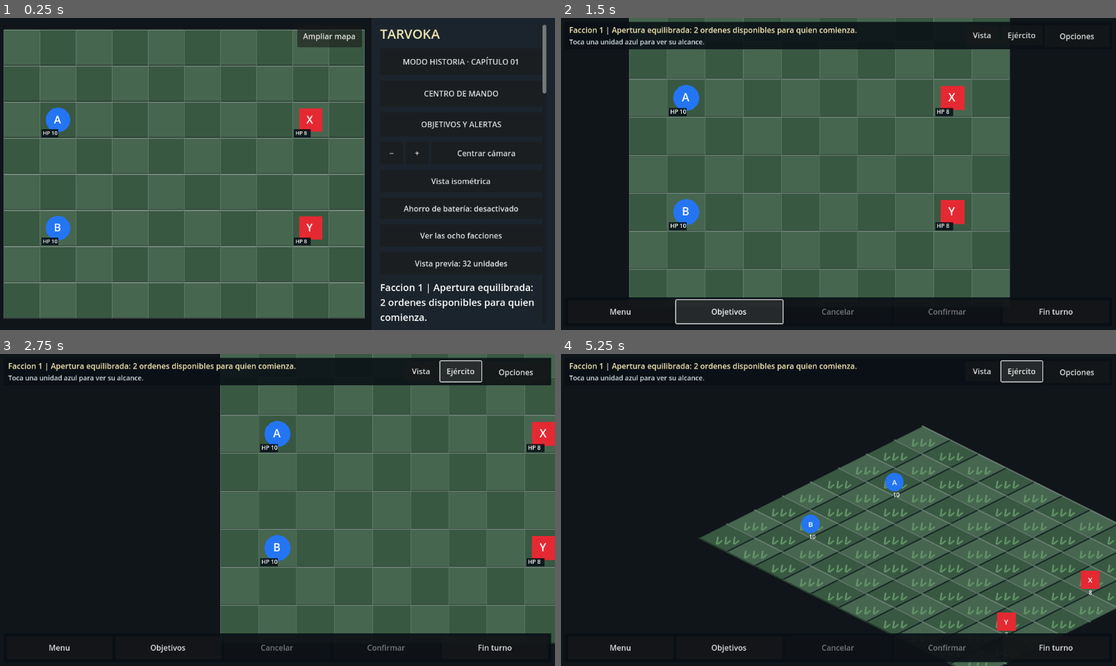
Above: before the commit, frames 1-4 (two rows, left to right).
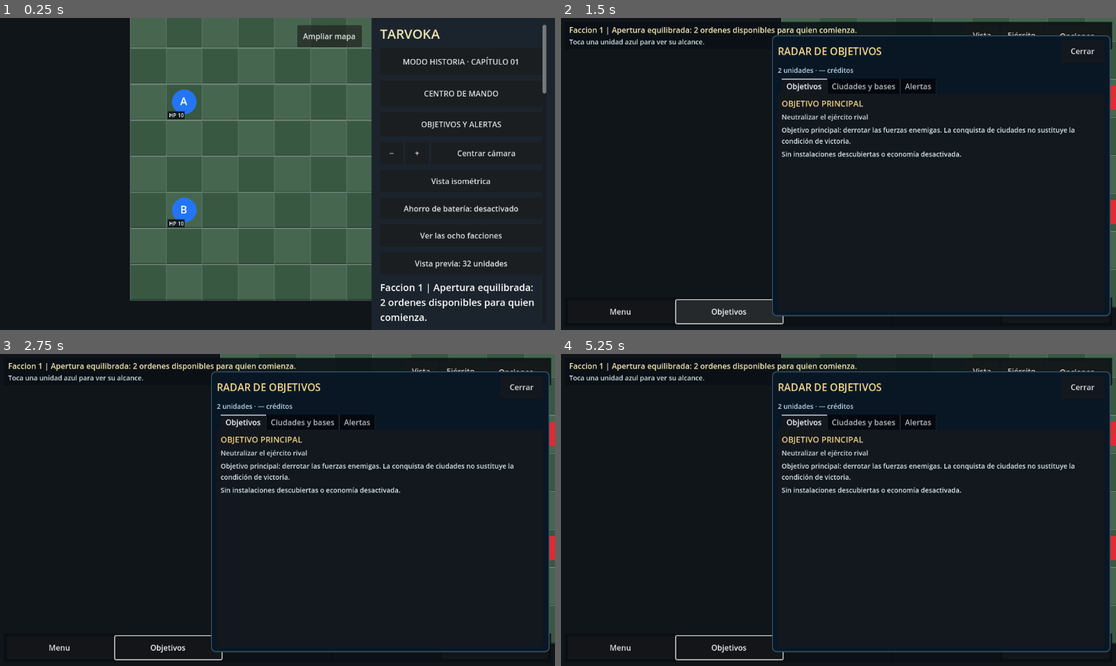
Above: after the commit, the same moments.

Repository: edwinrodri12/Tarvoka
Game: Godot game, scene res://scenes/Main.tscn
The game is run twice, just before and just after one commit, with the same random seed, the same clock (stepped at 60 frames per second) and the same inputs.
Inputs:
- Up to frame 1 (0.25 s): no input
- Up to frame 2 (1.5 s): click "Ampliar mapa" at 0.5 s; click "Objetivos" at 1.25 s
- Up to frame 3 (2.75 s): click "Ejército" at 2 s
- Up to frame 4 (5.25 s): click "Vista" at 2.75 s; click "Ejército" (after the commit: "Cerrar") at 3.5 s; click "Objetivos" at 4.25 s; click "Ejército" at 5 s

The runs differ from the first frame. In frame 1, 31% of the frame differs, in the area x 0-67%, y 0-97%; in frame 2, 57%, in the area x 12-100%, y 0-96%; in frame 3, 48%; in frame 4, 35%.
Error before the commit: Invalid access to property or key 'objectives_requested' on a base object of type 'PanelContainer (TarvokaCommandMenu)'. (res://scripts/ui/Main.gd:611)

Commit message:
feat(ui): access actual objectives radar from battle tab in command menu

Diff:
--- a/scripts/ui/CommandMenu.gd
+++ b/scripts/ui/CommandMenu.gd
@@ -7,6 +7,7 @@
 signal new_battle_requested
 signal campaign_requested
 signal home_requested
+signal objectives_requested
 signal change_view_requested
 signal battery_requested
 signal inspect_unit_requested(unit_id: String)
@@ -230,6 +231,7 @@
     _clear(battle_body)
     _heading(battle_body,"Situacion de batalla")
     _description(battle_body,BattleReport.field_summary(state))
+    _action(battle_body,"Radar de objetivos, ciudades y alertas",func(): objectives_requested.emit())
     _action(battle_body,"Volver al mapa",func(): close_requested.emit())
     _action(battle_body,"Menu principal",func(): home_requested.emit())
     _action(battle_body,"Guardar partida",func(): save_requested.emit())
